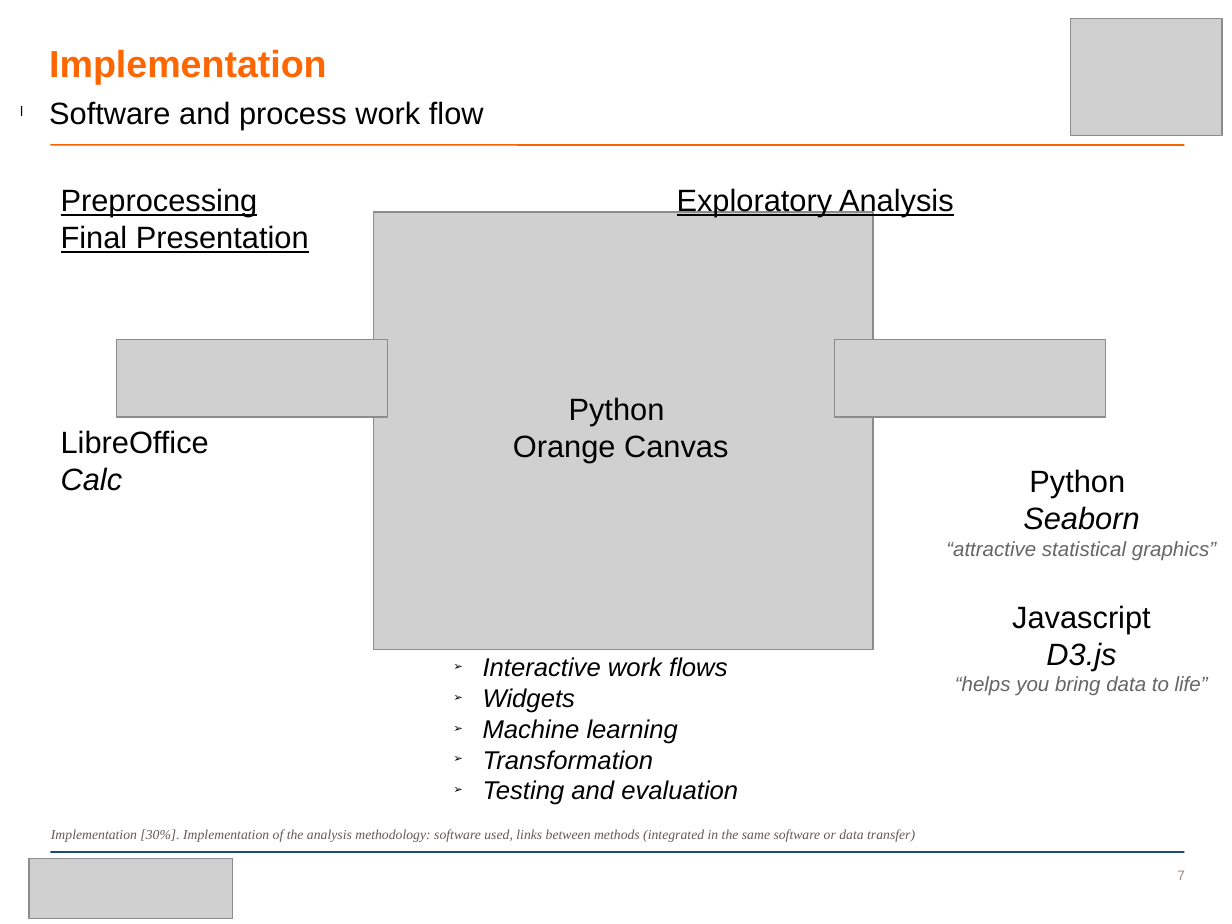
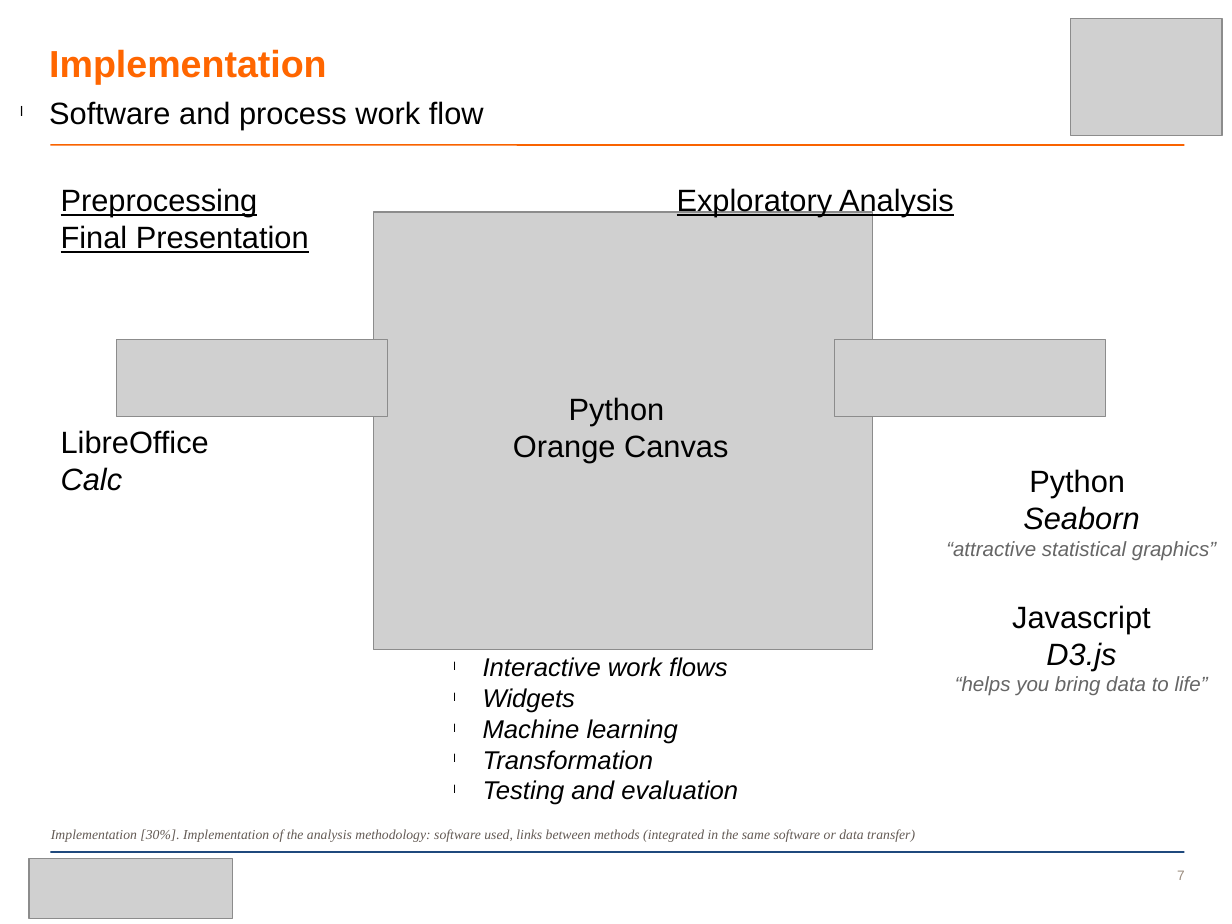
Before and after one commit to AkiraKane/CityUniversity2014, a slide deck: slide 7 of Visual_Analytics/Visual_Analytics_Powerpoint.pptx. Drawn at 1232x924 pixels with LibreOffice and Linux fonts; fonts in the diff are those of the drawing; grey boxes stand for pictures; background and template pictures are left out. Boxes give left, top, right and bottom in pixels: in the first picture for what was removed or moved away, otherwise in the second. Text is boxed around its words. In the diff, an @@ line names an element or a change of style, - is before the commit and + after.

```diff
--- a/Visual_Analytics/Visual_Analytics_Powerpoint.pptx
+++ b/Visual_Analytics/Visual_Analytics_Powerpoint.pptx
@@ text "Interactive work flows" at bbox=[483, 657, 738, 805]: bullet ➢ to l @@
```
Also in this commit, not shown: 6 other slides changed, 2 other files.
